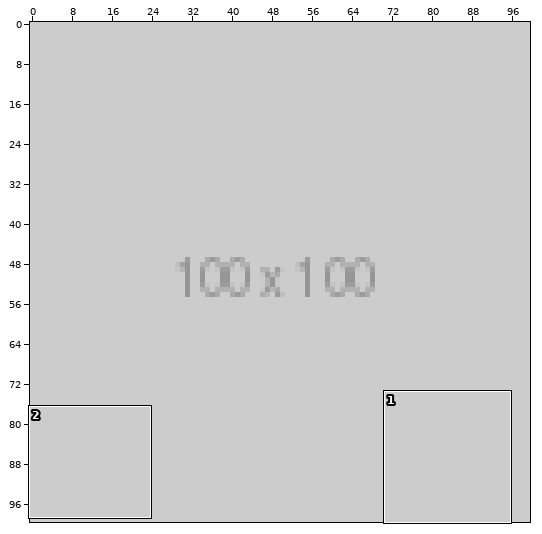
Two states of a sprite sheet, game/img/novenyek/buza0.png. The first picture is a wide view before the edit; the outline marks the close-up.
Close-up. Before:
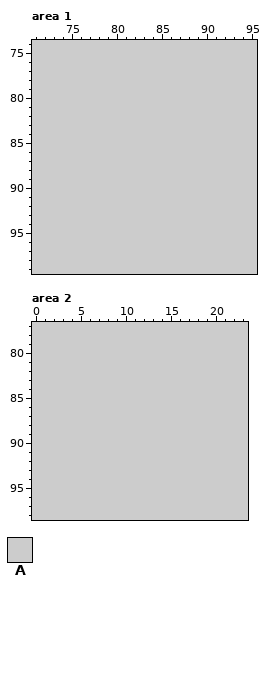
The file is 100x100 pixels. Colours within 5 levels of each other are drawn and written as one. Shown: area 1: x 71..95, y 74..99; area 2: x 0..23, y 77..98. The commit also changed other parts of the picture, which this record leaves out.
Palette (. is transparent): A #cccccc
Pixels before, area 1, first column x 71:
 74 AAAAAAAAAAAAAAAAAAAAAAAAA
 75 AAAAAAAAAAAAAAAAAAAAAAAAA
 76 AAAAAAAAAAAAAAAAAAAAAAAAA
 77 AAAAAAAAAAAAAAAAAAAAAAAAA
 78 AAAAAAAAAAAAAAAAAAAAAAAAA
 79 AAAAAAAAAAAAAAAAAAAAAAAAA
 80 AAAAAAAAAAAAAAAAAAAAAAAAA
 81 AAAAAAAAAAAAAAAAAAAAAAAAA
 82 AAAAAAAAAAAAAAAAAAAAAAAAA
 83 AAAAAAAAAAAAAAAAAAAAAAAAA
 84 AAAAAAAAAAAAAAAAAAAAAAAAA
 85 AAAAAAAAAAAAAAAAAAAAAAAAA
 86 AAAAAAAAAAAAAAAAAAAAAAAAA
 87 AAAAAAAAAAAAAAAAAAAAAAAAA
 88 AAAAAAAAAAAAAAAAAAAAAAAAA
 89 AAAAAAAAAAAAAAAAAAAAAAAAA
 90 AAAAAAAAAAAAAAAAAAAAAAAAA
 91 AAAAAAAAAAAAAAAAAAAAAAAAA
 92 AAAAAAAAAAAAAAAAAAAAAAAAA
 93 AAAAAAAAAAAAAAAAAAAAAAAAA
 94 AAAAAAAAAAAAAAAAAAAAAAAAA
 95 AAAAAAAAAAAAAAAAAAAAAAAAA
 96 AAAAAAAAAAAAAAAAAAAAAAAAA
 97 AAAAAAAAAAAAAAAAAAAAAAAAA
 98 AAAAAAAAAAAAAAAAAAAAAAAAA
 99 AAAAAAAAAAAAAAAAAAAAAAAAA
Pixels before, area 2, first column x 0:
77 AAAAAAAAAAAAAAAAAAAAAAAA
78 AAAAAAAAAAAAAAAAAAAAAAAA
79 AAAAAAAAAAAAAAAAAAAAAAAA
80 AAAAAAAAAAAAAAAAAAAAAAAA
81 AAAAAAAAAAAAAAAAAAAAAAAA
82 AAAAAAAAAAAAAAAAAAAAAAAA
83 AAAAAAAAAAAAAAAAAAAAAAAA
84 AAAAAAAAAAAAAAAAAAAAAAAA
85 AAAAAAAAAAAAAAAAAAAAAAAA
86 AAAAAAAAAAAAAAAAAAAAAAAA
87 AAAAAAAAAAAAAAAAAAAAAAAA
88 AAAAAAAAAAAAAAAAAAAAAAAA
89 AAAAAAAAAAAAAAAAAAAAAAAA
90 AAAAAAAAAAAAAAAAAAAAAAAA
91 AAAAAAAAAAAAAAAAAAAAAAAA
92 AAAAAAAAAAAAAAAAAAAAAAAA
93 AAAAAAAAAAAAAAAAAAAAAAAA
94 AAAAAAAAAAAAAAAAAAAAAAAA
95 AAAAAAAAAAAAAAAAAAAAAAAA
96 AAAAAAAAAAAAAAAAAAAAAAAA
97 AAAAAAAAAAAAAAAAAAAAAAAA
98 AAAAAAAAAAAAAAAAAAAAAAAA
The result:
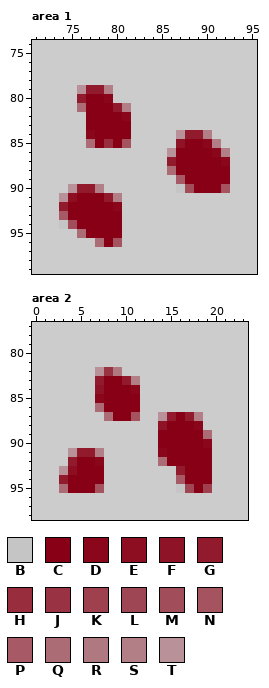
Colours new in this view: B #c5c5c5  C #880015  D #8a061a  E #8d0d21  F #8e1326  G #911a2c  H #972d3d  J #993343  K #9e404e  L #9f4654  M #a24d5a  N #a4535f  P #a75a66  Q #ac6c76  R #b07982  S #b27f87  T #b89298
From old to new:
{"where": "area 1"}
{"y":79,"x":76,"old":"AAAA","new":"TGGS"}
{"y":80,"x":76,"old":"AAAA","new":"GCCD"}
{"y":81,"x":76,"old":"AAAAAA","new":"QCCCGS"}
{"y":82,"x":77,"old":"AAAAA","new":"CCCCD"}
{"y":83,"x":77,"old":"AAAAA","new":"CCCCC"}
{"y":84,"x":77,"old":"AAAAA","new":"DCCCC"}
{"y":84,"x":87,"old":"AAAA","new":"TGGS"}
{"y":85,"x":77,"old":"AAAAA","new":"QCHCN"}
{"y":85,"x":87,"old":"AAAAA","new":"FCCDS"}
{"y":86,"x":86,"old":"AAAAAAA","new":"TCCCCDS"}
{"y":87,"x":86,"old":"AAAAAAA","new":"GCCCCCD"}
{"y":88,"x":86,"old":"AAAAAAA","new":"QCCCCCC"}
{"y":89,"x":87,"old":"AAAAAA","new":"PCCCCC"}
{"y":90,"x":75,"old":"AAAA","new":"TGGS"}
{"y":90,"x":87,"old":"AAAAAA","new":"BMCCCN"}
{"y":91,"x":74,"old":"AAAAAAA","new":"TECCCGS"}
{"y":92,"x":74,"old":"AAAAAAA","new":"GCCCCCD"}
{"y":93,"x":74,"old":"AAAAAAA","new":"PCCCCCC"}
{"y":94,"x":74,"old":"AAAAAAA","new":"BMCCCCC"}
{"y":95,"x":76,"old":"AAAAA","new":"QCCCC"}
{"y":96,"x":78,"old":"AAA","new":"QCN"}
{"where": "area 2"}
{"y":82,"x":7,"old":"AAA","new":"TJR"}
{"y":83,"x":7,"old":"AAAAA","new":"GCCGS"}
{"y":84,"x":7,"old":"AAAAA","new":"FCCCD"}
{"y":85,"x":7,"old":"AAAAA","new":"DCCCC"}
{"y":86,"x":7,"old":"AAAAA","new":"QCCCC"}
{"y":87,"x":8,"old":"AAAA","new":"QCCN"}
{"y":87,"x":14,"old":"AAAAA","new":"TGCGS"}
{"y":88,"x":14,"old":"AAAAA","new":"FCCCD"}
{"y":89,"x":14,"old":"AAAAAA","new":"CCCCCQ"}
{"y":90,"x":14,"old":"AAAAAA","new":"CCCCCD"}
{"y":91,"x":4,"old":"AAAA","new":"TGGS"}
{"y":91,"x":14,"old":"AAAAAA","new":"DCCCCC"}
{"y":92,"x":4,"old":"AAAA","new":"GCCD"}
{"y":92,"x":14,"old":"AAAAAA","new":"QCCCCC"}
{"y":93,"x":3,"old":"AAAAA","new":"TECCC"}
{"y":93,"x":16,"old":"AAAA","new":"GCCC"}
{"y":94,"x":3,"old":"AAAAA","new":"GCCCC"}
{"y":94,"x":16,"old":"AAAA","new":"PCCC"}
{"y":95,"x":3,"old":"AAAAA","new":"QCCCN"}
{"y":95,"x":16,"old":"AAAA","new":"BLCK"}
{"label":"changed","picture_box":[77,85,131,148]}
{"label":"changed","picture_box":[167,130,230,193]}
{"label":"changed","picture_box":[59,184,122,247]}
{"label":"changed","picture_box":[59,367,212,493]}
